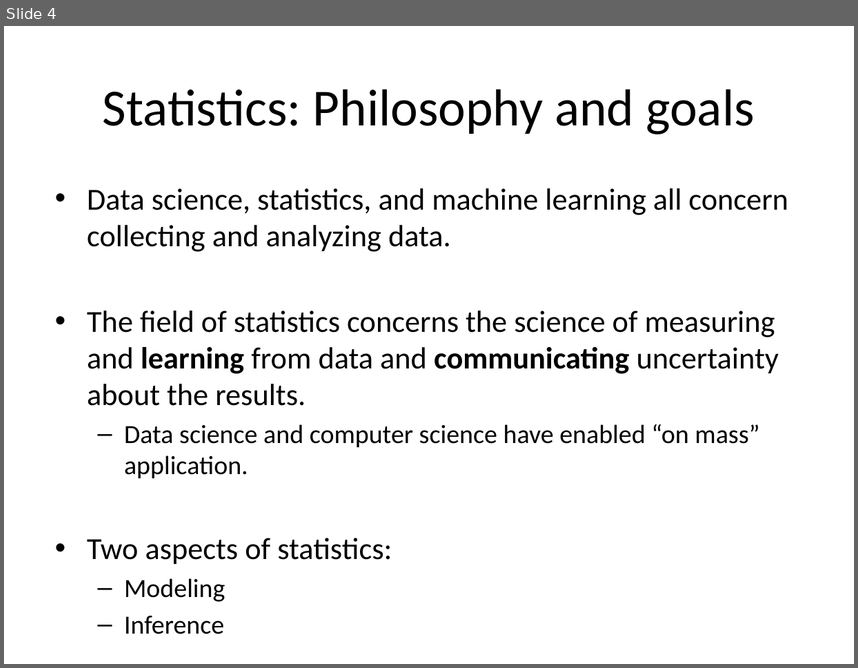
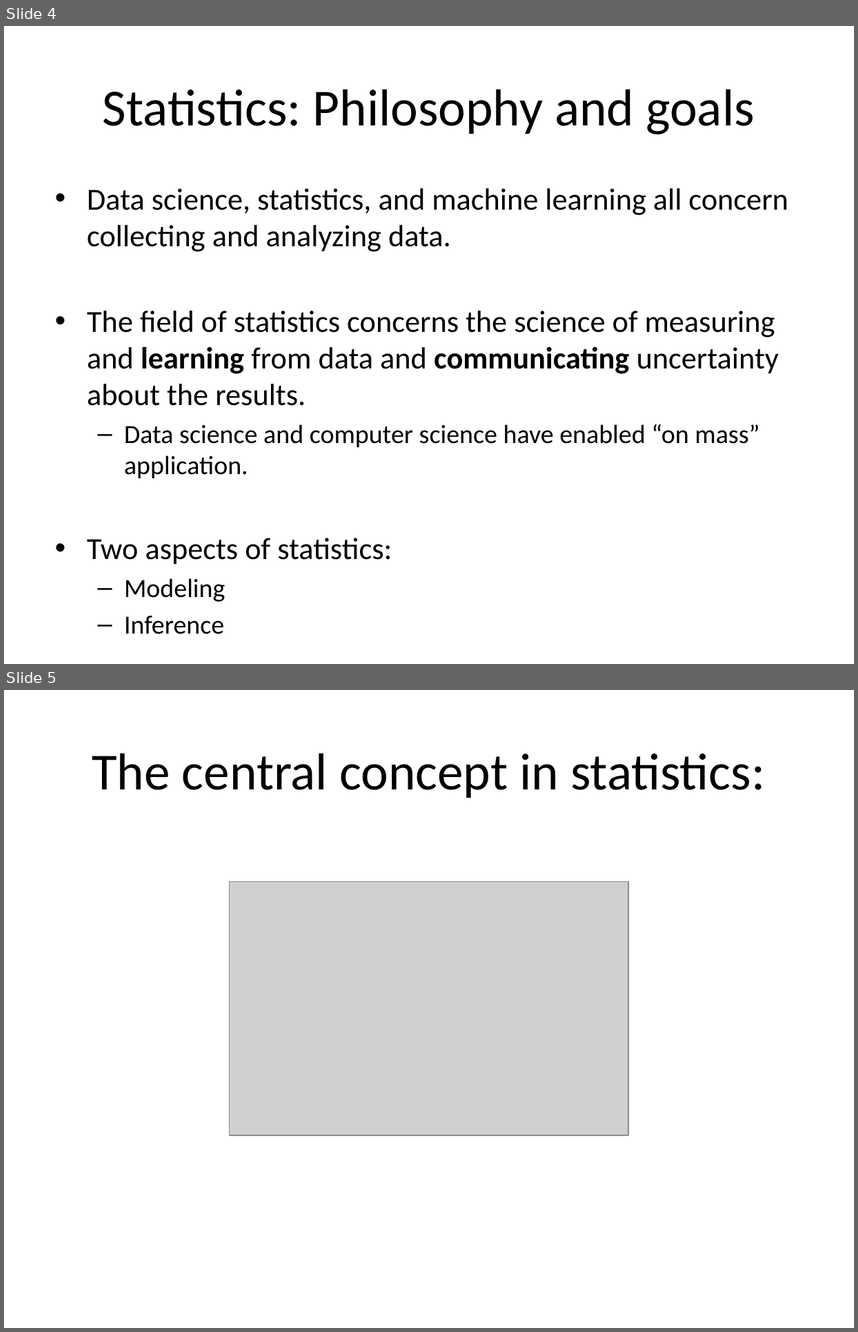
Before and after one commit to STAT540-UBC/STAT540-UBC.github.io, a slide deck: lectures/lectures_2017/lec4.pptx. Shown one above the other, each under a label of ours: slide 4 before the commit, slides 4 and 5 after it. The pictures are 858x668 and 858x1332 pixels, drawn with LibreOffice and Linux fonts; fonts in the diff are those of the drawing; grey boxes stand for pictures. Boxes give left, top, right and bottom in pixels: in the first picture for what was removed or moved away, otherwise in the second. Text is boxed around its words. In the diff, an @@ line names an element or a change of style, - is before the commit and + after.

Commit message:
updated

```diff
--- a/lectures/lectures_2017/lec4.pptx
+++ b/lectures/lectures_2017/lec4.pptx
@@ slide 5 added at (4, 690, 854, 1328), background #FFFFFF @@
@@ title added at (92, 753, 765, 798), 44 pt, text #000000 @@
+The central concept in statistics:
@@ picture added at (229, 881, 628, 1136) @@
```
